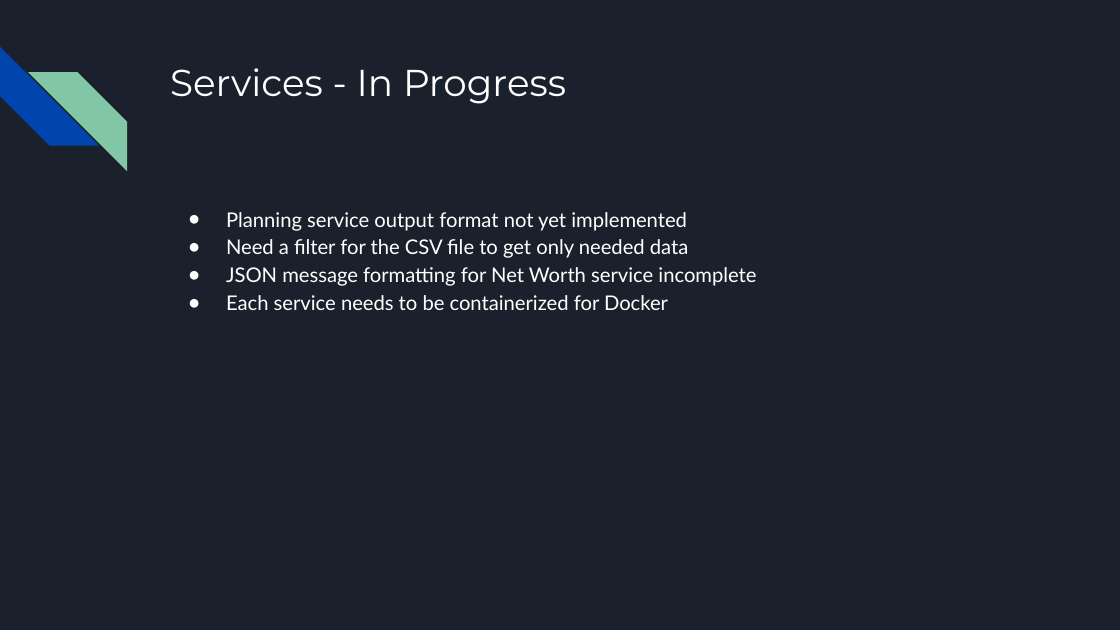
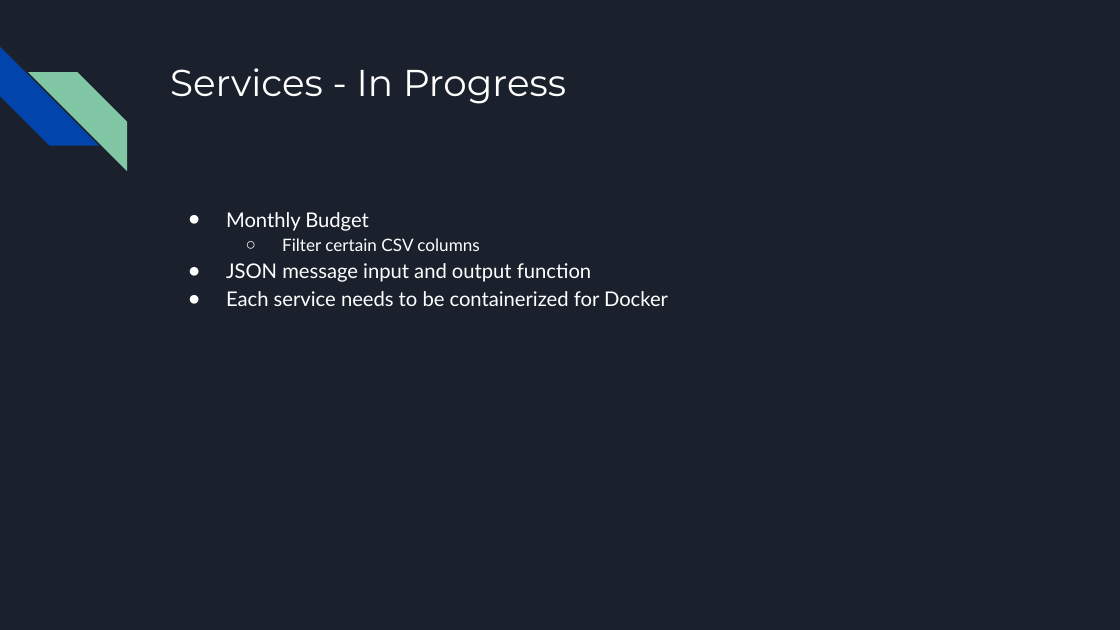
Before and after one commit to Shuruni/YggFinance, a slide deck: slide 10 of documentation/Update Powerpoint.pptx (slide 5 before the commit). Drawn at 1120x630 pixels with LibreOffice and Linux fonts; fonts in the diff are those of the drawing. Boxes give left, top, right and bottom in pixels: in the first picture for what was removed or moved away, otherwise in the second. Text is boxed around its words. In the diff, an @@ line names an element or a change of style, - is before the commit and + after.

```diff
--- a/documentation/Update Powerpoint.pptx
+++ b/documentation/Update Powerpoint.pptx
@@ text at bbox=[226, 212, 591, 282]: text changed @@
-● Planning service output format not yet implemented
-● Need a filter for the CSV file to get only needed data
-● JSON message formatting for Net Worth service incomplete
+● Monthly Budget
+  ○ Filter certain CSV columns
+● JSON message input and output function
```
Also in this commit, not shown: 9 other slides changed, 5 slides added, 3 slides removed.
